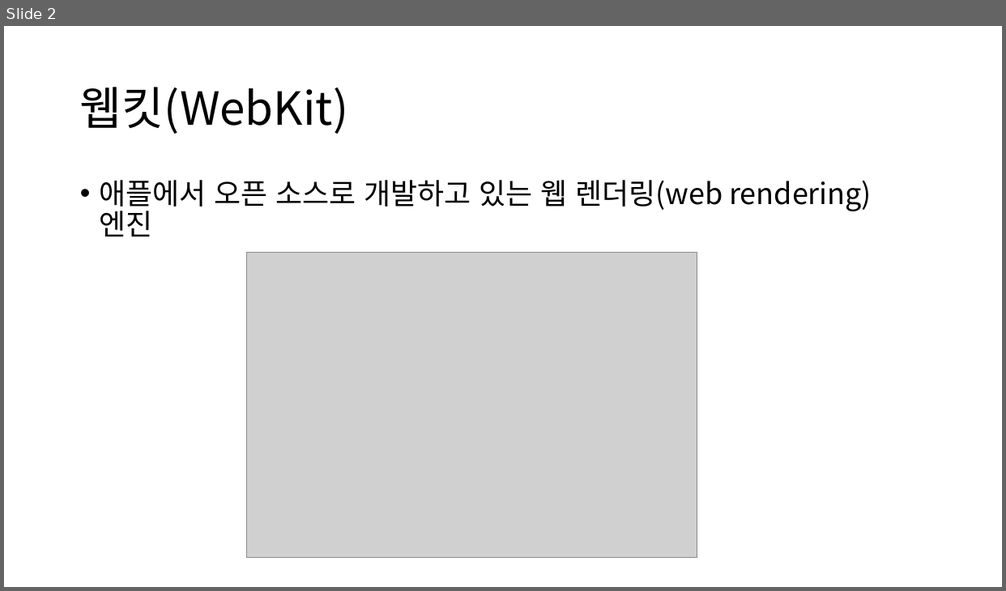
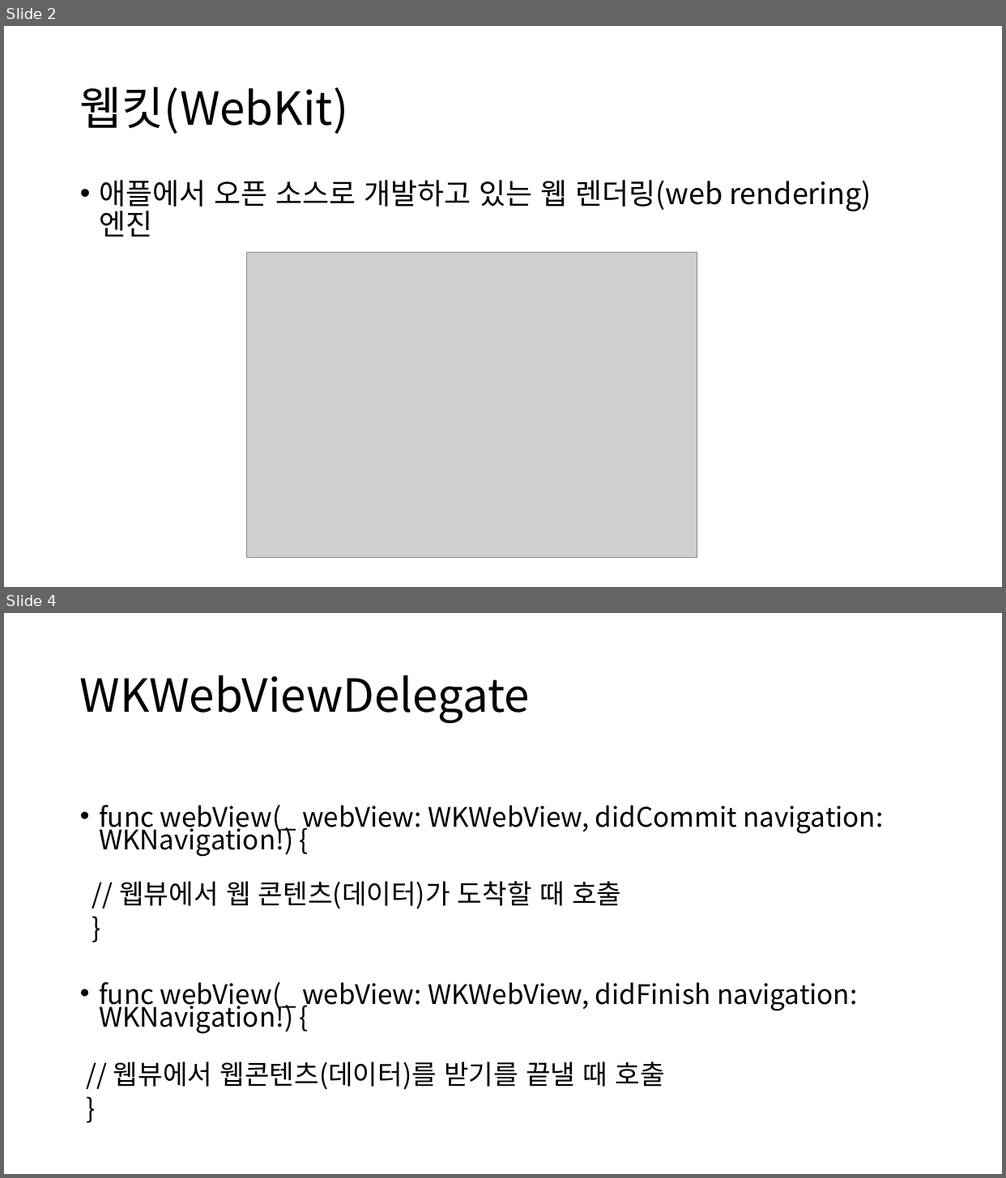
Before and after one commit to ios-lec-2019-01/PPT, a slide deck: 01_Webkit_framework.pptx. Shown one above the other, each under a label of ours: slide 2 before the commit, slides 2 and 4 after it; the slides between them are not shown. The pictures are 1006x591 and 1006x1178 pixels, drawn with LibreOffice and Linux fonts; fonts in the diff are those of the drawing; grey boxes stand for pictures. Boxes give left, top, right and bottom in pixels: in the first picture for what was removed or moved away, otherwise in the second. Text is boxed around its words. In the diff, an @@ line names an element or a change of style, - is before the commit and + after.

```diff
--- a/01_Webkit_framework.pptx
+++ b/01_Webkit_framework.pptx
@@ slide 4 added at [4, 613, 1002, 1174], background #FFFFFF @@
@@ title added at [80, 675, 530, 723], 44 pt, text #000000 @@
+WKWebViewDelegate
@@ text added at [99, 805, 883, 1090], 25.9 pt, text #000000 @@
+• func webView(_ webView: WKWebView, didCommit navigation: WKNavigation!) {
+// 웹뷰에서 웹 콘텐츠(데이터)가 도착할 때 호출
+}
+• func webView(_ webView: WKWebView, didFinish navigation: WKNavigation!) {
+// 웹뷰에서 웹콘텐츠(데이터)를 받기를 끝낼 때 호출
+}
```
Also in this commit, not shown: 2 slides changed, 1 other slide added, 1 other file.
